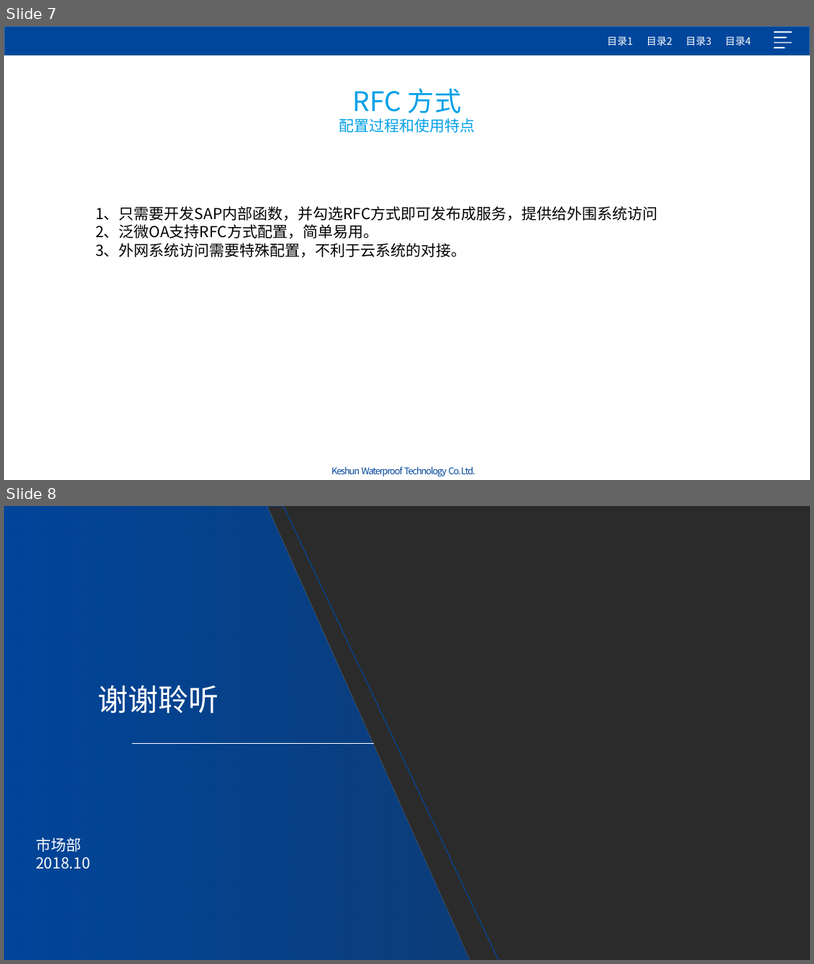
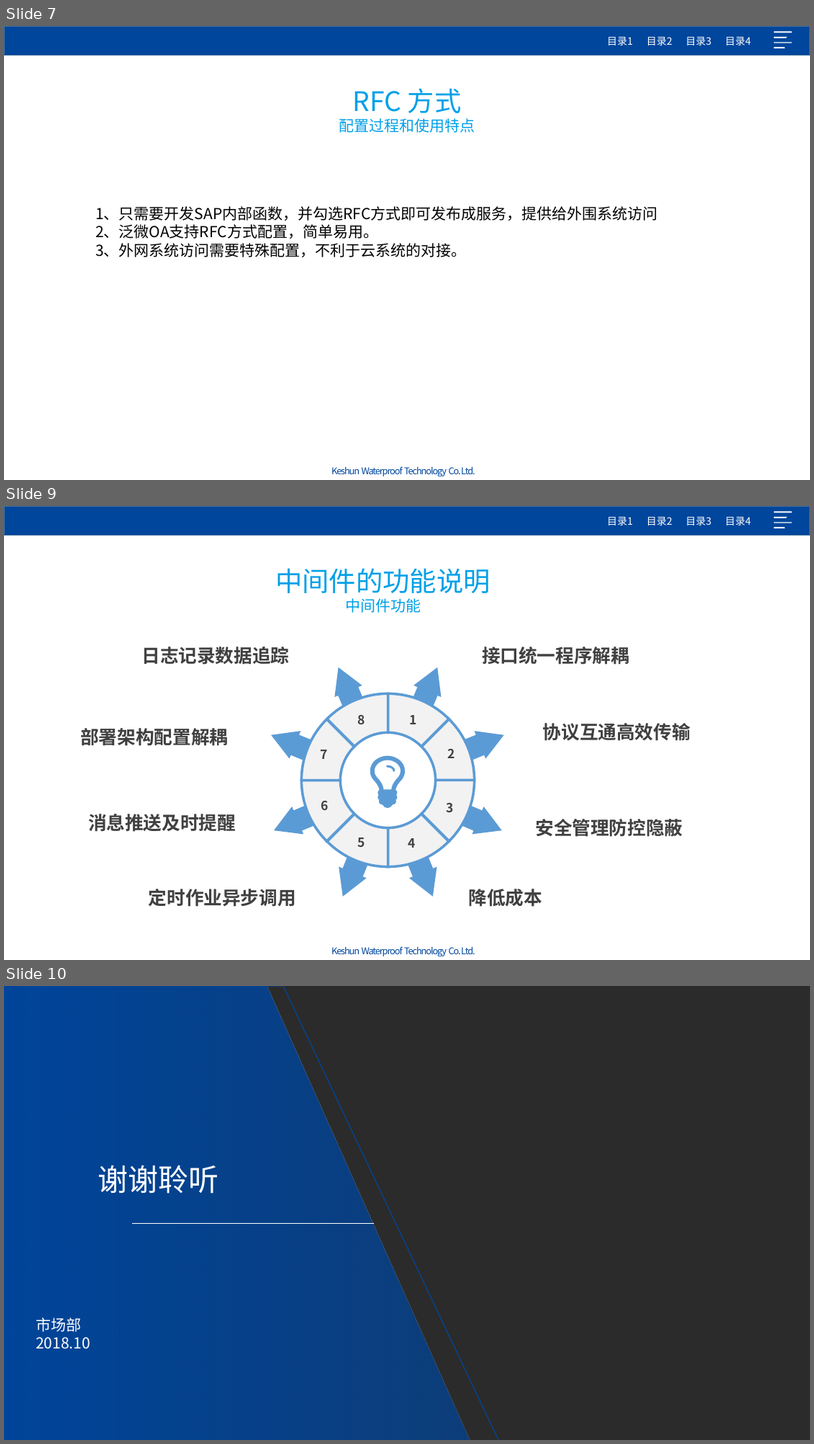
Before and after one commit to Jack-liangqihua/ABAP_CODER, a slide deck: 项目管理/02 蓝图阶段/接口方式说明.pptx. Shown one above the other, each under a label of ours: slides 7 and 8 before the commit, slides 7, 9 and 10 after it; the slides between them are not shown. The pictures are 814x964 and 814x1444 pixels, drawn with LibreOffice and Linux fonts; fonts in the diff are those of the drawing; background and template pictures are left out; a plain dark background stands for a picture behind light text. Boxes give left, top, right and bottom in pixels: in the first picture for what was removed or moved away, otherwise in the second. Text is boxed around its words. In the diff, an @@ line names an element or a change of style, - is before the commit and + after.

```diff
--- a/项目管理/02 蓝图阶段/接口方式说明.pptx
+++ b/项目管理/02 蓝图阶段/接口方式说明.pptx
@@ slide 9 added at (x1=4, y1=506, x2=810, y2=960), background picture (left out); not listed: 4 template elements that a slide beside it also shows @@
@@ text added at (x1=275, y1=568, x2=491, y2=613), 32 pt, text gradient #00A0E8 to #00469C @@
+中间件的功能说明
+中间件功能
@@ group added at (x1=80, y1=646, x2=691, y2=906): 18 freeform shapes, 16 texts @@
+接口统一程序解耦
+协议互通高效传输
+安全管理防控隐蔽
+降低成本
+日志记录数据追踪
+部署架构配置解耦
+消息推送及时提醒
+定时作业异步调用
+1
+2
+3
+4
+5
+6
+7
+8
@@ what was slide 8 is now slide 10 @@
```
Also in this commit, not shown: 1 other slide added, 6 other files.
